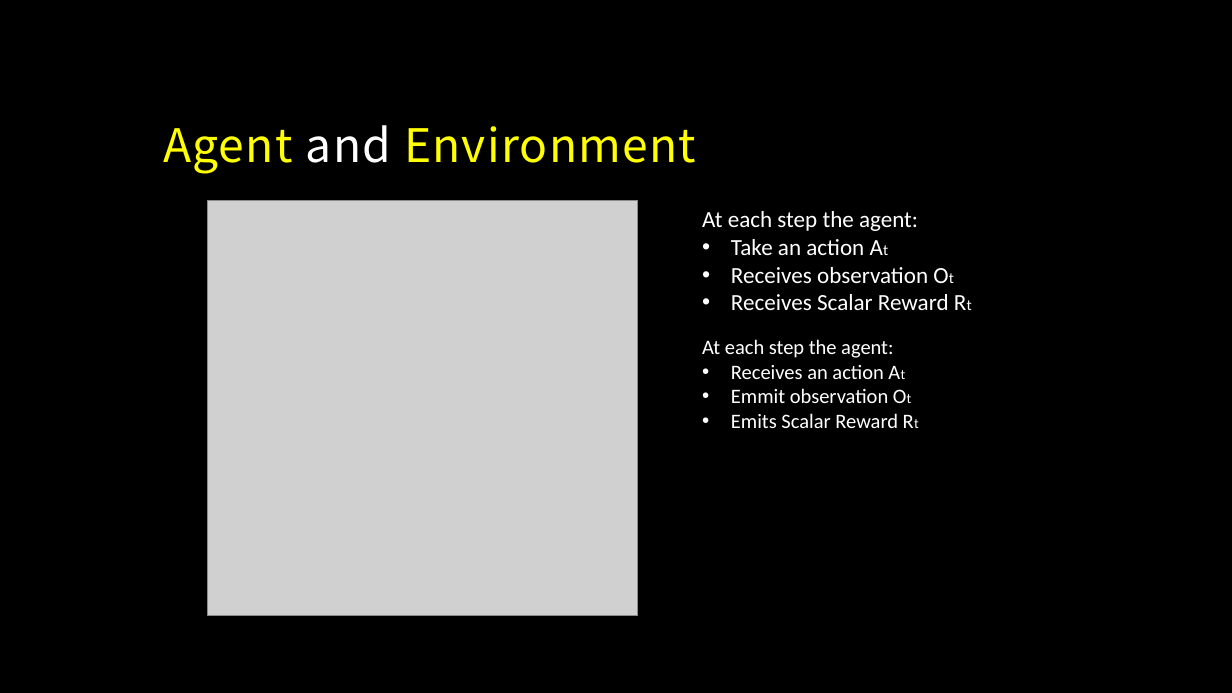
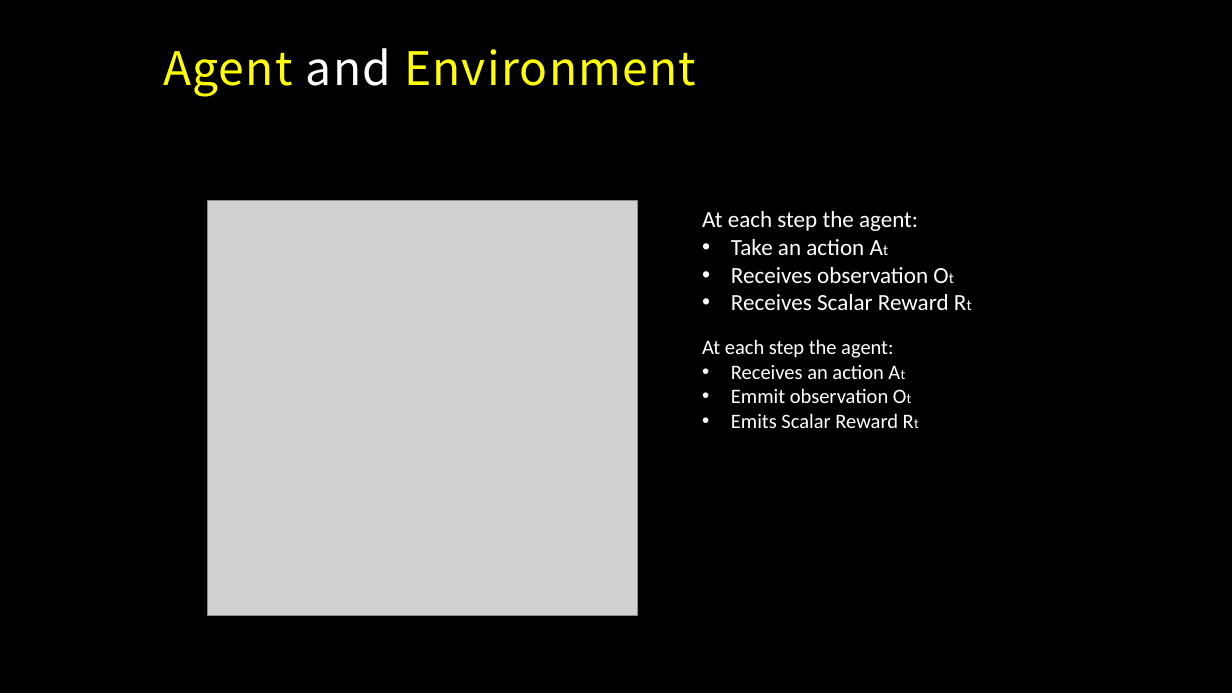
Before and after one commit to MacgyverLin/VintageComputer, a slide deck: slide 15 of Speech/Reinforcement Learning.pptx. Drawn at 1232x693 pixels with LibreOffice and Linux fonts; fonts in the diff are those of the drawing; grey boxes stand for pictures; background and template pictures are left out. Boxes give left, top, right and bottom in pixels: in the first picture for what was removed or moved away, otherwise in the second. Text is boxed around its words. In the diff, an @@ line names an element or a change of style, - is before the commit and + after.

```diff
--- a/Speech/Reinforcement Learning.pptx
+++ b/Speech/Reinforcement Learning.pptx
@@ title "Agent and Environment": place and size @@
-title "Agent and Environment" at bbox=[163, 125, 696, 174]
+title "Agent and Environment" at bbox=[163, 48, 696, 97]
```
Also in this commit, not shown: 2 other slides changed, 4 slides added.
